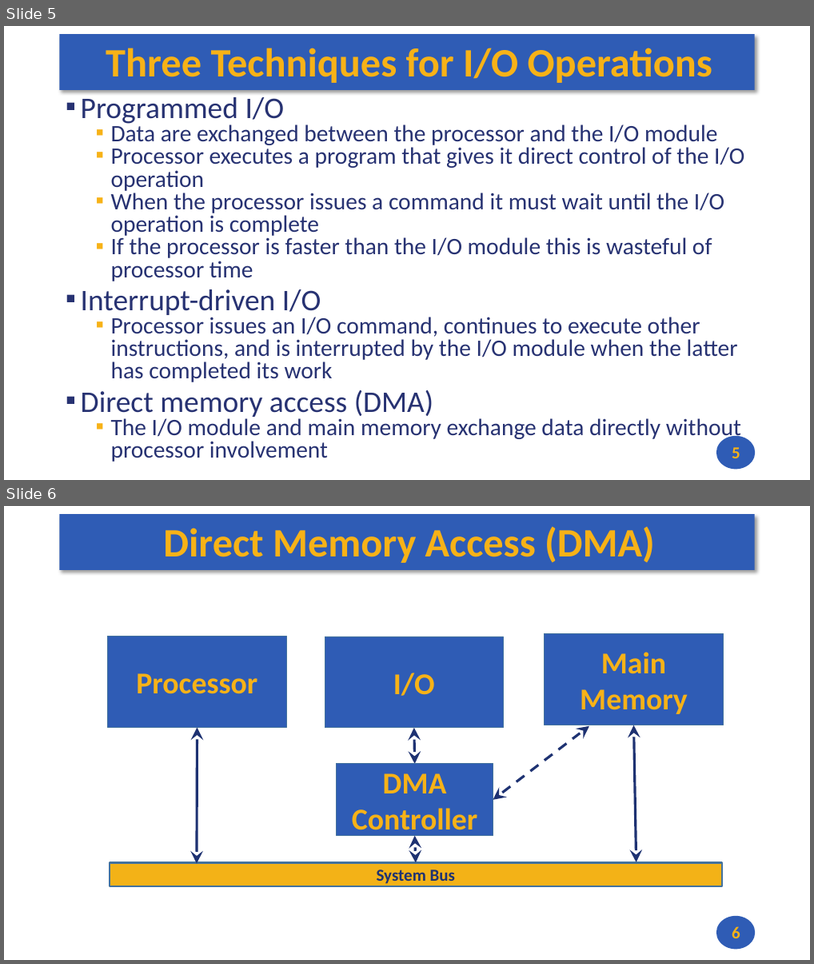
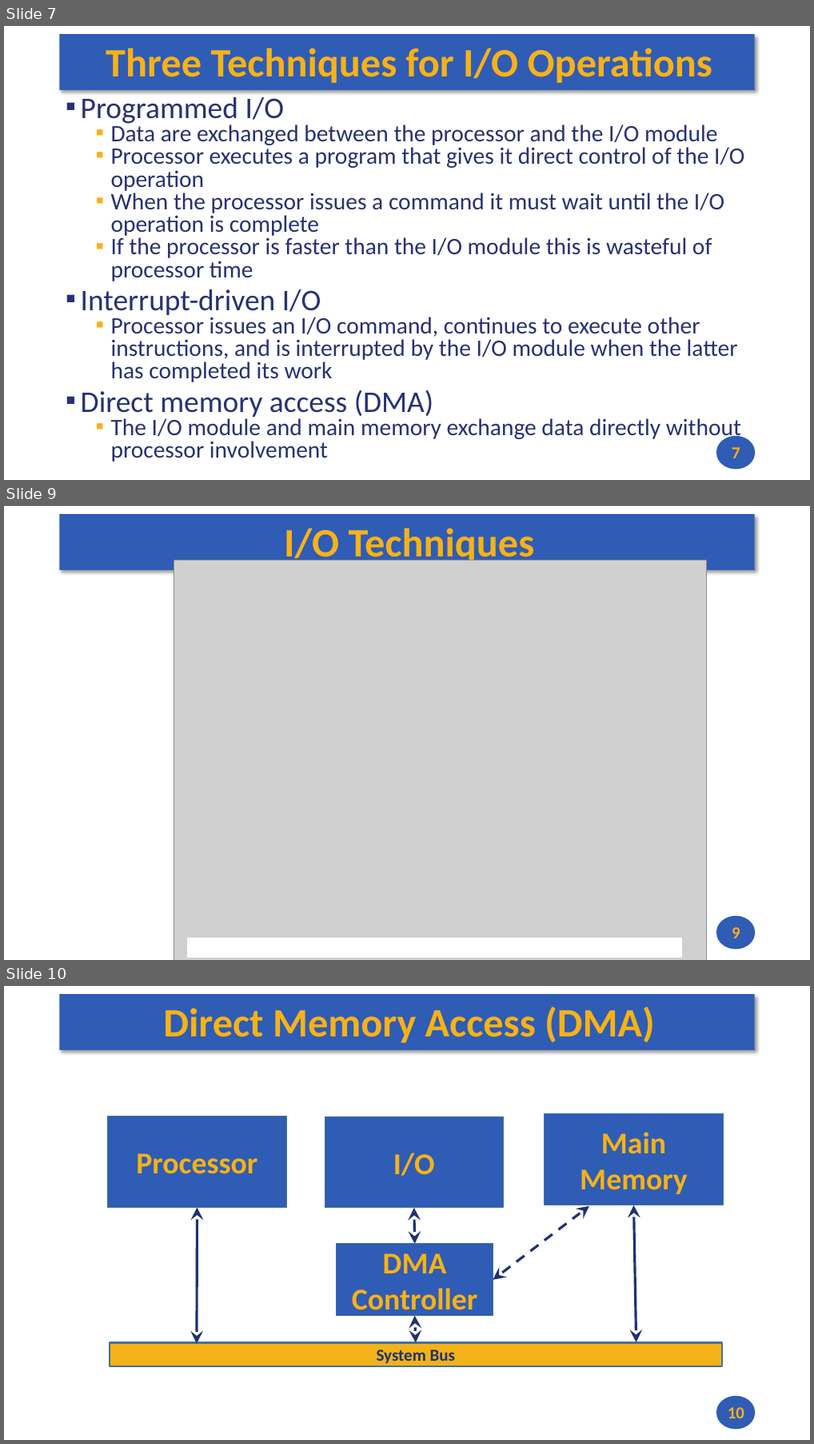
Before and after one commit to andrewt0301/hse-acos-course, a slide deck: docs/part1ca/12_MMIO/CA_Lecture_12.pptx. Shown one above the other, each under a label of ours: slides 5 and 6 before the commit, slides 7, 9 and 10 after it; the slides between them are not shown. The pictures are 814x964 and 814x1444 pixels, drawn with LibreOffice and Linux fonts; fonts in the diff are those of the drawing; grey boxes stand for pictures. Boxes give left, top, right and bottom in pixels: in the first picture for what was removed or moved away, otherwise in the second. Text is boxed around its words. In the diff, an @@ line names an element or a change of style, - is before the commit and + after.

```diff
--- a/docs/part1ca/12_MMIO/CA_Lecture_12.pptx
+++ b/docs/part1ca/12_MMIO/CA_Lecture_12.pptx
@@ slide 9 added at (4, 506, 810, 960), background #FFFFFF; not listed: 2 template elements that a slide beside it also shows @@
@@ title added at (284, 528, 535, 566), 48 pt, text #F7B217, bold @@
+I/O Techniques
@@ picture added at (174, 560, 707, 960) @@
@@ rectangle added at (187, 937, 682, 956), fill #FFFFFF, outline #FFFFFF 0.85 pt @@
@@ page number added at (732, 927, 741, 938), 20 pt, text #F7B217, bold @@
+9
@@ what was slide 5 is now slide 7 @@
@@ page number at (732, 447, 741, 458): text changed @@
-5
+7
@@ what was slide 6 is now slide 10 @@
@@ page number at (728, 1407, 745, 1418): text changed @@
-6
+10
```
Also in this commit, not shown: 1 slide changed, 3 other slides added, 1 other file.
